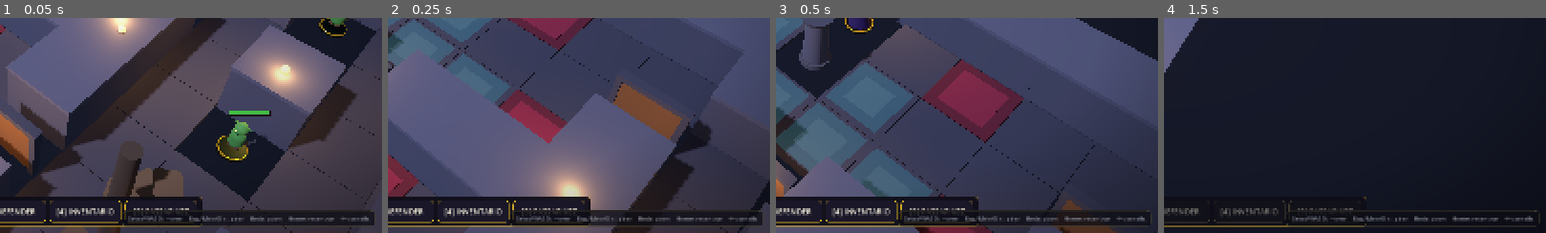
Above: before the commit, frames 1-4 (left to right).
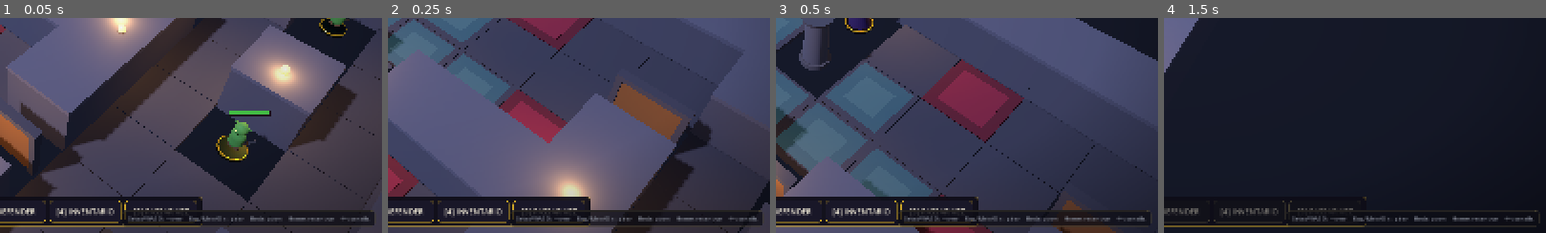
Above: after the commit, the same moments.

Repository: FalconiRod/Little-Sword
Game: Godot game, scene res://src/scenes/main.tscn
Same seed, same stepped clock (60 frames per second), same inputs: the game is played once before the commit and once after it.
Inputs (mouse positions are % of the whole screen's width and height, from its top left):
- Up to frame 1 (0.05 s): no input
- Up to frame 2 (0.25 s): no input
- Up to frame 3 (0.5 s): no input
- Up to frame 4 (1.5 s): tap Enter at 0.5 s; move the mouse to (45, 70) at 0.52 s; hold Q 0.53-1.28 s; hold W from 0.53 s (still down); click (45, 70) at 0.67 s; move the mouse to (80, 65) at 1.27 s; tap E at 1.35 s
The pictures show only the part of the screen within x 50-100%, y 50-100%; the shares and areas given below are measured in that part.

The runs differ from the first frame. In frame 1, 3.4% of the frame differs, in the area x 19-48%, y 57-100%; in frame 2, nothing differs; in frame 3, nothing differs; in frame 4, nothing differs.

Commit message:
v0.6.2: escada nao cruza sozinha - travessia explicita (BUG-017) + prop mais fino

Diff:
--- a/src/dungeon/tile_piece.gd
+++ b/src/dungeon/tile_piece.gd
@@ -61,20 +61,20 @@
 ## poste central subindo até logo abaixo do piso do andar de cima —
 ## puramente estético (a travessia é a transição de células ligadas).
 static func _stairs_column(root: Node3D) -> void:
-	var h: float = BoardGrid.FLOOR_H - 0.35
+	var h: float = BoardGrid.FLOOR_H * 0.62
 	var post := CylinderMesh.new()
-	post.top_radius = 0.14
-	post.bottom_radius = 0.2
+	post.top_radius = 0.09
+	post.bottom_radius = 0.13
 	post.height = h
 	_add(root, post, _mat(Color.html("4a3b2e")), Vector3(0, h * 0.5, 0))
-	var steps := 10
+	var steps := 11
 	for i in steps:
 		var ang := TAU * float(i) / float(steps)
-		var y := (h - 0.22) * float(i) / float(steps)
+		var y := (h - 0.18) * float(i) / float(steps)
 		var st := BoxMesh.new()
-		st.size = Vector3(0.54, 0.12, 0.36)
+		st.size = Vector3(0.4, 0.09, 0.26)
 		var mi := _add(root, st, _mat(Color.html("6b5138"), Color(), 0.0, 0.05, 0.9),
-				Vector3(cos(ang) * 0.6, y + 0.06, sin(ang) * 0.6))
+				Vector3(cos(ang) * 0.42, y + 0.05, sin(ang) * 0.42))
 		mi.rotation.y = -ang - PI / 2
 
 ## Marcador discreto da célula do TOPO da escada (chegada).
--- a/src/player/player_controller.gd
+++ b/src/player/player_controller.gd
@@ -394,6 +394,15 @@
 		else:
 			EventBus.log_msg.emit("O baú está longe. Aproxime-se dele.", "#ffb84d")
 		return
+	# Escada: clicar de novo na célula ONDE ESTÁ = atravessar (custa 1 MP).
+	# Pisar na escada nunca cruza sozinho (v0.6.2).
+	if c == knight.grid_pos and BoardGrid.stair_links.has(c):
+		if not knight.try_cross_stairs():
+			EventBus.log_msg.emit("Sem movimento ou escada ocupada.", "#ffb84d")
+		else:
+			hud.update_vitals(knight)
+			_compute_reachable()
+		return
 	if reach["dist"].has(c):
 		_do_move(c)
 	elif BoardGrid.is_walkable(c):
--- a/src/scenes/main.gd
+++ b/src/scenes/main.gd
@@ -105,11 +105,10 @@
 	print("SKILLTEST revert shifted=", druid.shifted)
 	print("SKILLTEST RESULT OK")
 
-## Teste da escada (StairsLink): usa a TORRE (par [[4,3,0],[4,3,1]]).
-## Contrato respeitado: move_unit(dest=path[-1]) ANTES de animate_move.
-## Cenários: (1) terminar o movimento sobre a base com movimento sobrando
-## cruza; (2) chegar SEM movimento não cruza e nada quebra; (3) andar até
-## a célula pareada cruza; (4) caminho que TERMINA no par não dupla-cruza.
+## Teste da escada (StairsLink v0.6.2): usa a TORRE (par [[4,3,0],[4,3,1]]).
+## Contrato: move_unit(dest=path[-1]) ANTES de animate_move.
+## Regras: pisar/parar na escada NUNCA cruza; o salto pareado no meio do
+## caminho cruza; em pé na célula, try_cross_stairs() cruza custando 1 MP.
 func _stairtest() -> void:
 	await get_tree().create_timer(0.5).timeout
 	var base := Vector3i(4, 3, 0)
@@ -120,39 +119,40 @@
 	# Isola o herói ao lado da escada.
 	knight.grid_pos = Vector3i(5, 3, 0)
 	BoardGrid.move_unit(knight, knight.grid_pos)
-	# (1) termina SOBRE a base com movimento sobrando: cruza para o topo.
-	#     (o teste não cobra o custo da caminhada: ml final = 3 - 1 do salto)
+	# (1) terminar sobre a base NÃO cruza: fica em pé na escada.
 	knight.moves_left = 3
 	BoardGrid.move_unit(knight, base)
 	await knight.animate_move([base], Vector3i(5, 3, 0))
-	var ok1: bool = knight.grid_pos == top and knight.floor_index == 1 \
-			and knight.moves_left == 2
-	print("STAIRTEST 1 cruza-ao-terminar pos=", knight.grid_pos,
+	var ok1: bool = knight.grid_pos == base and knight.floor_index == 0 \
+			and knight.moves_left == 3
+	print("STAIRTEST 1 para-na-escada pos=", knight.grid_pos,
 			" ml=", knight.moves_left, " => ", "OK" if ok1 else "FALHOU")
-	# (2) chega na base SEM movimento: não cruza e nada quebra.
-	knight.moves_left = 0
-	BoardGrid.move_unit(knight, base)
-	await knight.animate_move([base], top)
-	var ok2: bool = knight.grid_pos == base and knight.floor_index == 0 \
-			and knight.moves_left == 0
-	print("STAIRTEST 2 sem-movimento pos=", knight.grid_pos,
-			" ml=", knight.moves_left, " => ", "OK" if ok2 else "FALHOU")
-	# (3) turno seguinte: anda até a célula pareada e cruza.
-	knight.moves_left = 1
-	BoardGrid.move_unit(knight, top)
-	await knight.animate_move([top], base)
-	var ok3: bool = knight.grid_pos == top and knight.floor_index == 1
-	print("STAIRTEST 3 proximo-turno pos=", knight.grid_pos,
-			" => ", "OK" if ok3 else "FALHOU")
-	# (4) caminho cujo ÚLTIMO passo é o salto: não re-cruza de volta.
+	# (2) caminho que executa o SALTO pareado cruza no meio do caminho.
 	knight.moves_left = 5
 	BoardGrid.move_unit(knight, top)
-	await knight.animate_move([top], base)
-	var ok4: bool = knight.grid_pos == top and knight.floor_index == 1 \
-			and knight.moves_left == 5
-	print("STAIRTEST 4 sem-dupla pos=", knight.grid_pos,
+	await knight.animate_move([base, top], Vector3i(5, 3, 0))
+	var ok2: bool = knight.grid_pos == top and knight.floor_index == 1
+	print("STAIRTEST 2 salto-no-caminho pos=", knight.grid_pos,
+			" => ", "OK" if ok2 else "FALHOU")
+	# (3) chegou pelo salto: nenhuma cruzada extra de volta.
+	var ok3: bool = knight.floor_index == 1 and knight.moves_left == 5
+	print("STAIRTEST 3 sem-dupla ml=", knight.moves_left,
+			" => ", "OK" if ok3 else "FALHOU")
+	# (4) EM PÉ na célula com movimento: travessia explícita desce.
+	knight.moves_left = 2
+	var crossed: bool = knight.try_cross_stairs()
+	var ok4: bool = crossed and knight.grid_pos == base \
+			and knight.floor_index == 0 and knight.moves_left == 1
+	print("STAIRTEST 4 cross-explicito pos=", knight.grid_pos,
 			" ml=", knight.moves_left, " => ", "OK" if ok4 else "FALHOU")
-	var all_ok := ok1 and ok2 and ok3 and ok4
+	# (5) sem movimento a travessia é negada e nada muda.
+	knight.moves_left = 0
+	var denied: bool = not knight.try_cross_stairs()
+	var ok5: bool = denied and knight.grid_pos == base \
+			and knight.floor_index == 0 and knight.moves_left == 0
+	print("STAIRTEST 5 negado pos=", knight.grid_pos,
+			" => ", "OK" if ok5 else "FALHOU")
+	var all_ok := ok1 and ok2 and ok3 and ok4 and ok5
 	print("STAIRTEST RESULT ", "OK" if all_ok else "FALHOU")
 
 # ------------------------------------------------------------------ build --
--- a/src/units/unit_base.gd
+++ b/src/units/unit_base.gd
@@ -279,28 +279,28 @@
 		prev = c
 	position = BoardGrid.world_pos(grid_pos)
 	EventBus.unit_moved.emit(self)
-	# Terminou o movimento SOBRE uma escada sem ter chegado pelo salto
-	# pareado: dispara a transição (custa 1 de movimento). Sem movimento
-	# sobrando fica parado — cruza no próximo turno andando até o par.
-	if path.size() > 0 and BoardGrid.stair_links.has(grid_pos):
-		var src: Vector3i = from_cell if from_cell != null else grid_pos
-		var before_final: Vector3i = src if path.size() == 1 \
-				else path[path.size() - 2]
-		if BoardGrid.stair_pair(before_final) != grid_pos:
-			_cross_stairs_now()
-
-func _cross_stairs_now() -> void:
+	# Parar sobre a escada NÃO cruza (v0.6.2): pisar nela é como pisar em
+	# qualquer célula. A travessia é sempre explícita: ou o caminho executa
+	# o salto pareado (destino em outro andar), ou quem está EM PÉ na
+	# célula clica nela de novo (try_cross_stairs).
+
+## Atravessa a escada em que a unidade está EM PÉ (ação explícita).
+## Custa 1 de movimento. Retorna true se a travessia aconteceu.
+func try_cross_stairs() -> bool:
+	if not BoardGrid.stair_links.has(grid_pos):
+		return false
 	var pair: Vector3i = BoardGrid.stair_pair(grid_pos)
 	if moves_left < 1 or not BoardGrid.is_free(pair):
-		return
+		return false
 	moves_left -= 1
 	var from_z := grid_pos.z
 	change_floor(pair)
 	if team == "hero":
-		EventBus.log_msg.emit("Você muda de andar (%s)." %
+		EventBus.log_msg.emit("Você %s pela escada." %
 				["desce" if pair.z < from_z else "sobe"], "#c9a227")
 	else:
 		EventBus.log_msg.emit("%s usa a escada." % display_name, "#c9a227")
+	return true
 
 ## Ponto ÚNICO de mudança de andar (escadas). Reposiciona no grid e no
 ## mundo e dispara unit_changed_floor.
Not shown, changed: docs/AI_MEMORY/BUG_MEMORY.md
Not shown, changed: docs/AI_MEMORY/SESSION_MEMORY.md
Not shown, changed: docs/CHANGELOG.md
Not shown, changed: docs/CURRENT_STATE.md
Not shown, changed: docs/DECISIONS.md
